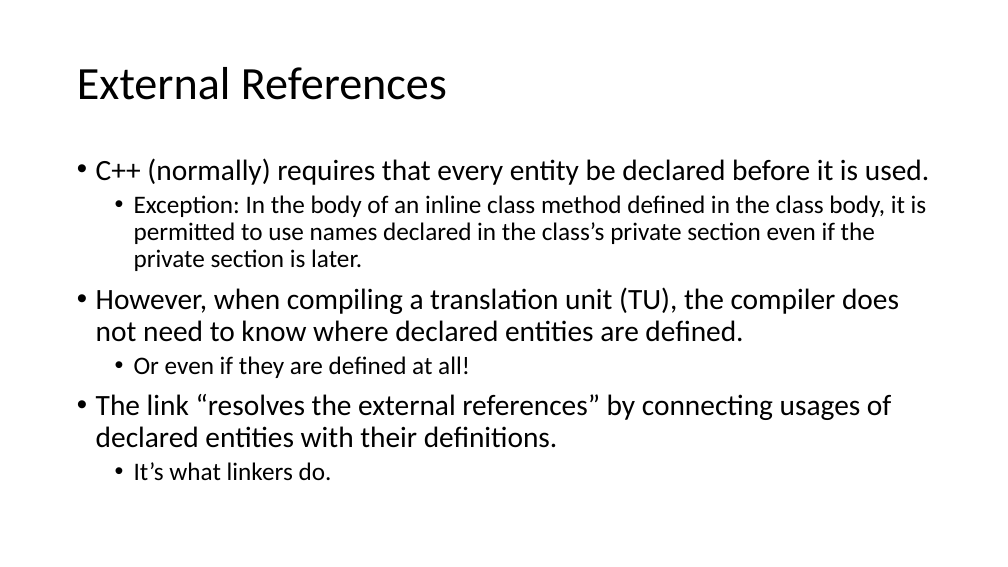
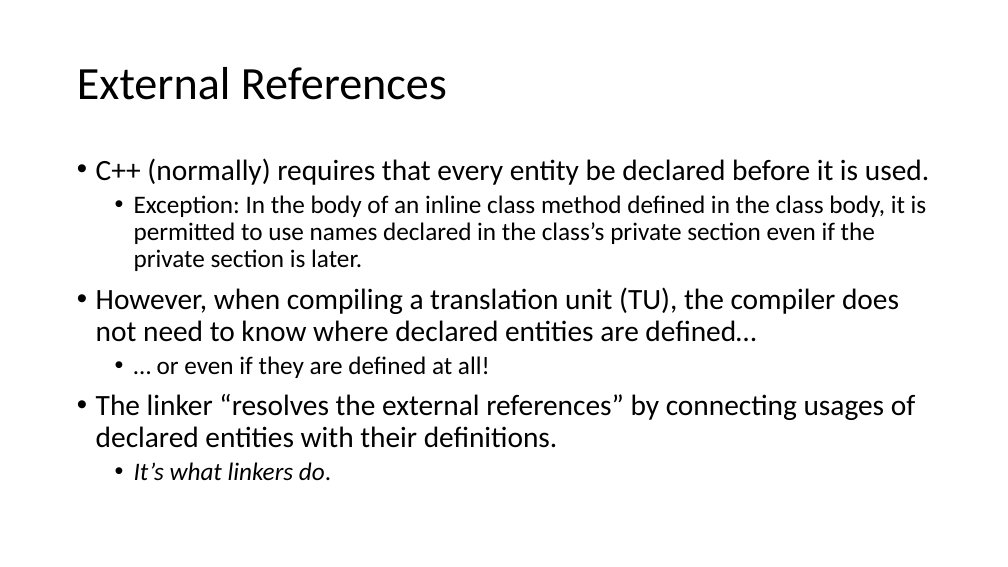
Before and after one commit to pchapin/cpp, a slide deck: slide 4 of Presentations/Modules.pptx. Drawn at 1008x567 pixels with LibreOffice and Linux fonts; fonts in the diff are those of the drawing. Boxes give left, top, right and bottom in pixels: in the first picture for what was removed or moved away, otherwise in the second. Text is boxed around its words. In the diff, an @@ line names an element or a change of style, - is before the commit and + after.

```diff
--- a/Presentations/Modules.pptx
+++ b/Presentations/Modules.pptx
@@ text at [96, 287, 915, 448]: text changed @@
-• However, when compiling a translation unit (TU), the compiler does not need to know where declared entities are defined.
-  • Or even if they are defined at all!
-• The link “resolves the external references” by connecting usages of declared entities with their definitions.
+• However, when compiling a translation unit (TU), the compiler does not need to know where declared entities are defined…
+  • … or even if they are defined at all!
+• The linker “resolves the external references” by connecting usages of declared entities with their definitions.
@@ text at [134, 462, 331, 480]: italic on in "It’s what linkers do." @@
```
Also in this commit, not shown: 7 other slides changed, 8 slides added.
